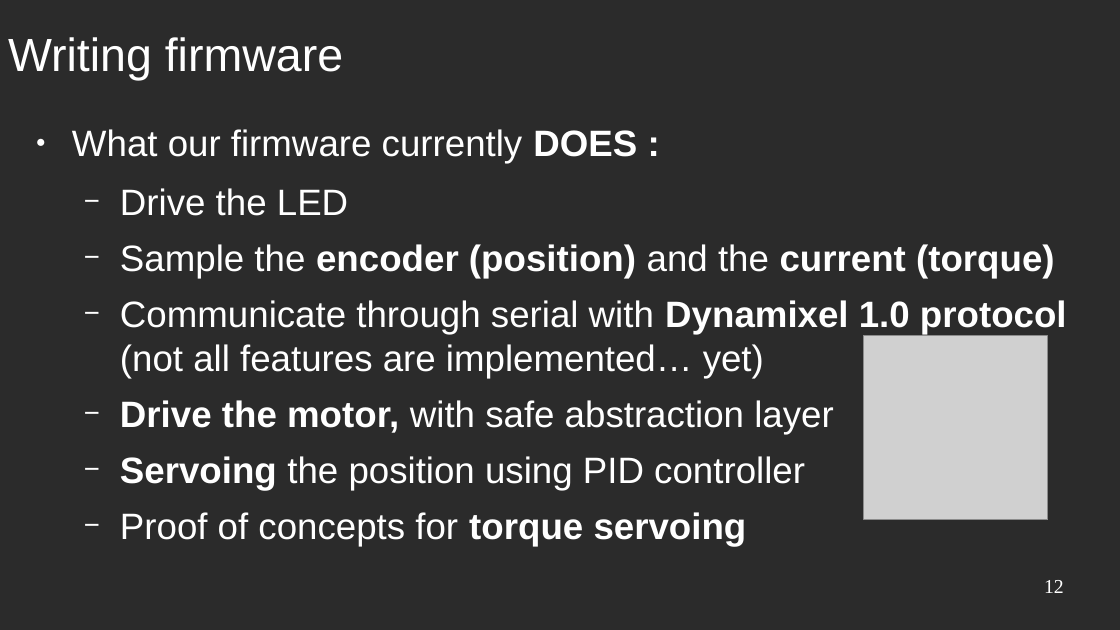
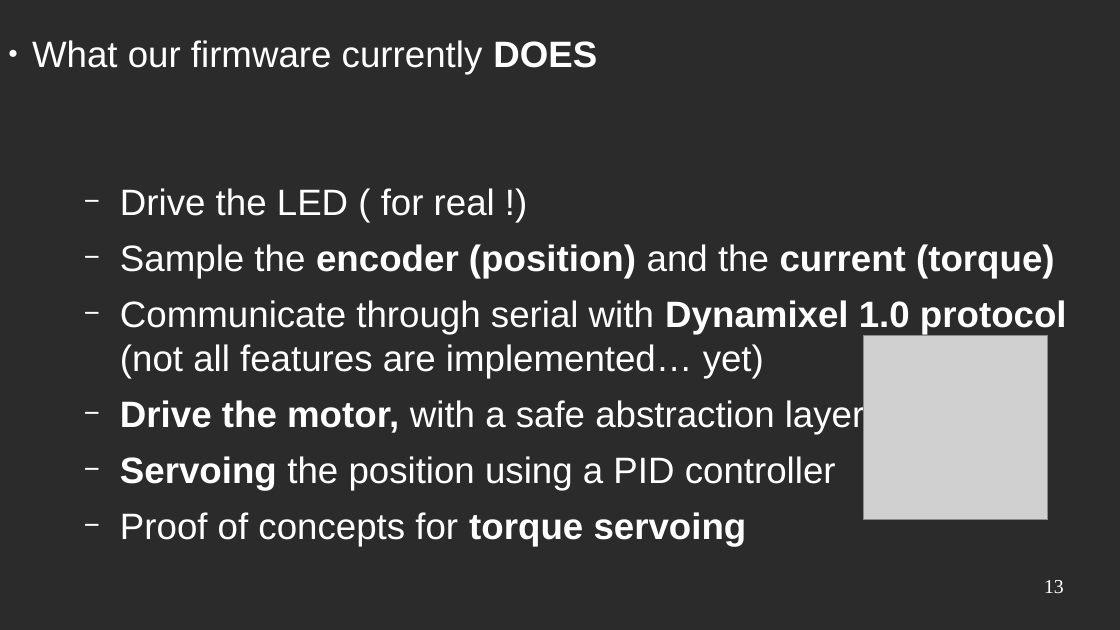
Before and after one commit to RhobanProject/Dynaban, a slide deck: slide 13 of docs/presentation.odp (slide 12 before the commit). Drawn at 1120x630 pixels with LibreOffice and Linux fonts; fonts in the diff are those of the drawing; grey boxes stand for pictures; background and template pictures are left out; a plain dark background stands for a picture behind light text. Boxes give left, top, right and bottom in pixels: in the first picture for what was removed or moved away, otherwise in the second. Text is boxed around its words. In the diff, an @@ line names an element or a change of style, - is before the commit and + after.

Commit message:
Presentation update

```diff
--- a/docs/presentation.odp
+++ b/docs/presentation.odp
@@ title at (x1=32, y1=40, x2=597, y2=74): text changed; size 33 to 26 pt @@
-Writing firmware
+● What our firmware currently DOES
@@ text at (x1=120, y1=188, x2=495, y2=216): text changed @@
-● What our firmware currently DOES :
-  − Drive the LED
+  − Drive the LED ( for real !)
@@ text at (x1=120, y1=398, x2=864, y2=490): text changed @@
-  − Drive the motor, with safe abstraction layer
-  − Servoing the position using PID controller
+  − Drive the motor, with a safe abstraction layer
+  − Servoing the position using a PID controller
@@ page number at (x1=1044, y1=580, x2=1064, y2=593): text changed @@
-12
+13
```
Also in this commit, not shown: 4 other slides changed, 2 slides added, 1 slide removed, 5 other files.
